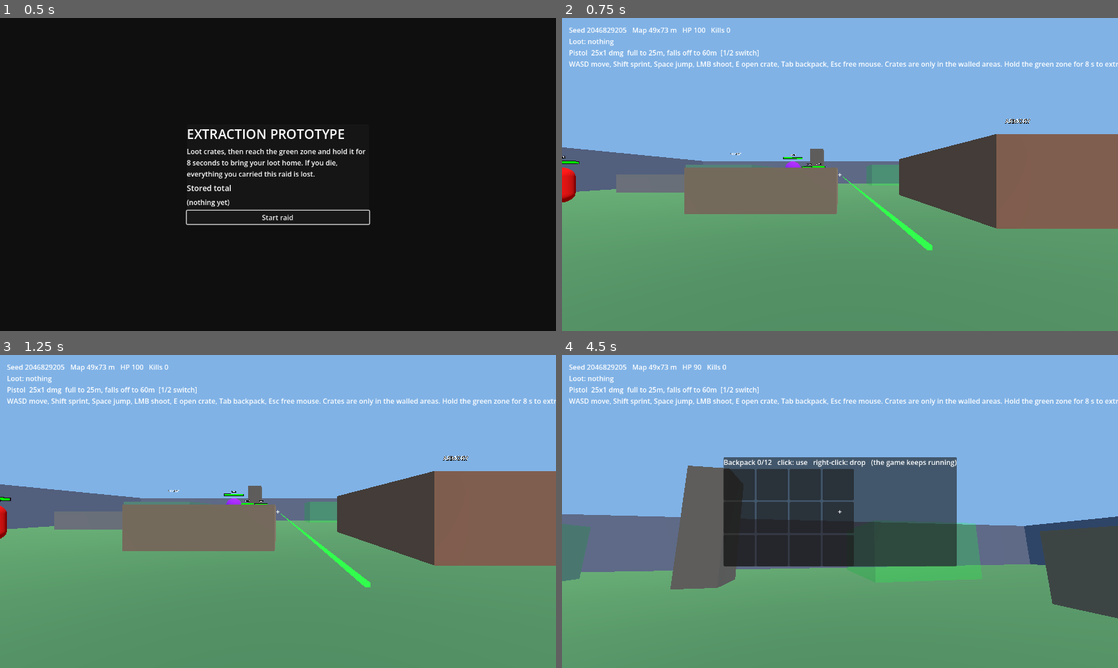
Above: before the commit, frames 1-4 (two rows, left to right).
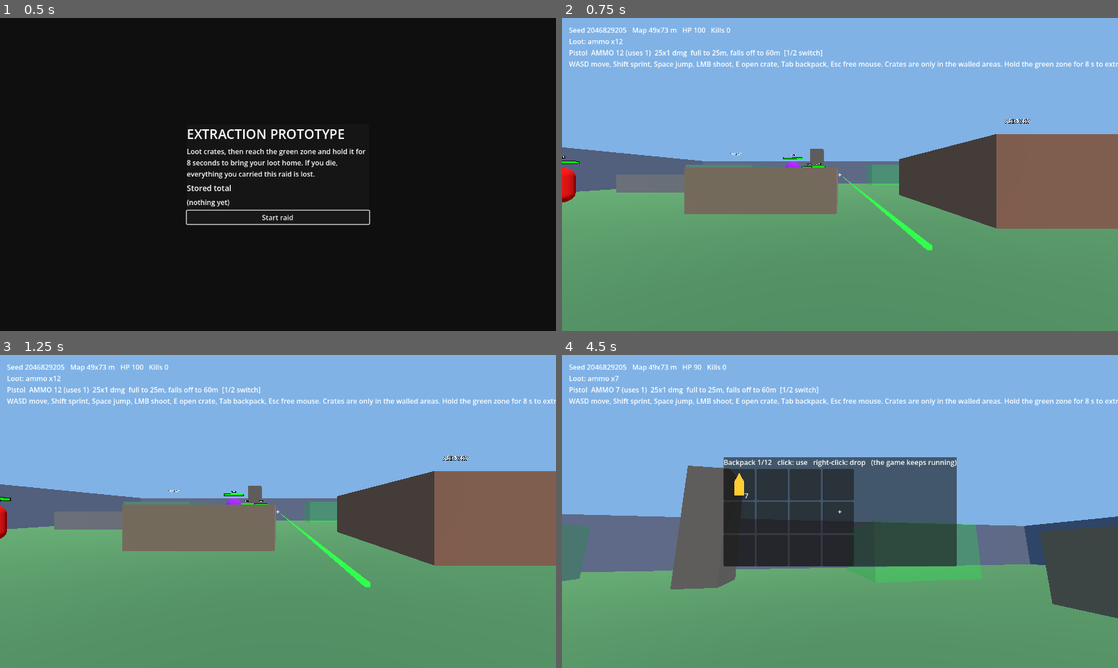
Above: after the commit, the same moments.

Repository: LearnEndlessly/VideoGameFoldr
Game: Godot game, scene res://main.tscn
Same seed, same stepped clock (60 frames per second), same inputs: the game is played once before the commit and once after it.
Inputs (mouse positions are in pixels of both pictures, inside the frame that each line leads up to):
- Up to frame 1 (0.5 s): no input
- Up to frame 2 (0.75 s): click "Start raid" at 0.5 s
- Up to frame 3 (1.25 s): no input
- Up to frame 4 (4.5 s): tap Enter at 1.25 s; move the mouse to (867, 511) at 1.27 s; hold W from 1.28 s (still down); tap 1 at 1.35, 2.3, 2.85, 3.8 s; click (867, 511) at 1.42 s; tap Space at 1.52, 2.27, 3.77 s; tap 2 at 1.55, 2.1, 3.05, 3.6 s; move the mouse to (812, 511) at 2.02 s; click (812, 511) at 2.17 s; move the mouse to (851, 505) at 2.77 s; click (851, 505) at 2.92 s; move the mouse to (834, 517) at 3.52 s; click (834, 517) at 3.67 s; move the mouse to (878, 514) at 4.27 s; tap Tab at 4.35 s; click (878, 514) at 4.42 s

Frame 1 is identical in both runs. In frame 2, 0.5% of the frame differs, in the area x 4-47%, y 6-13%; in frame 3, 0.5%; in frame 4, 0.6%, in the area x 4-47%, y 6-46%.

Commit message:
Add ammo: request_fire in the raid, starting kit, backpack ammo, HUD
Firing now goes through Raid.request_fire(): the raid checks state, cooldown
and backpack ammo, spends it, and resolves every pellet. An empty weapon
cannot fire (dry-fire click). Players start with STARTING_AMMO (12) that is
spent first and never counts as loot, so it cannot be farmed into the profile.
The HUD shows ammo for the current weapon and [NO AMMO].

Co-Authored-By: Claude Sonnet 5.5 <noreply@anthropic.com>

Diff:
--- a/data/sounds.gd
+++ b/data/sounds.gd
@@ -8,6 +8,7 @@
 const DATA := {
 	"shoot_pistol": {"freq": 600.0, "freq_end": 120.0, "duration": 0.14, "noise": 0.5, "wave": "sine", "decay": 3.0, "volume": 0.5, "min_gap": 0.05},
 	"shoot_scatter": {"freq": 300.0, "freq_end": 60.0, "duration": 0.3, "noise": 0.85, "wave": "sine", "decay": 2.5, "volume": 0.7, "min_gap": 0.05},
+	"empty": {"freq": 1400.0, "freq_end": 900.0, "duration": 0.04, "noise": 0.2, "wave": "square", "decay": 2.0, "volume": 0.3, "min_gap": 0.15},
 	"switch": {"freq": 300.0, "freq_end": 450.0, "duration": 0.06, "noise": 0.3, "wave": "sine", "decay": 2.0, "volume": 0.3, "min_gap": 0.05},
 	"hit": {"freq": 220.0, "freq_end": 110.0, "duration": 0.08, "noise": 0.3, "wave": "square", "decay": 2.5, "volume": 0.4, "min_gap": 0.04, "positional": true},
 	"kill": {"freq": 160.0, "freq_end": 40.0, "duration": 0.25, "noise": 0.4, "wave": "sine", "decay": 2.0, "volume": 0.6, "min_gap": 0.1, "positional": true},
--- a/data/tuning.gd
+++ b/data/tuning.gd
@@ -18,6 +18,11 @@
 # Minimum clear walking space (m) kept between placed objects and between objects and the outer wall.
 const PATH_GAP := 3.0
 
+# Ammo the player starts every raid with. Deliberately tight: the pistol uses 1 per
+# shot, so 12 is twelve shots. Spent before any ammo found in crates, and never counts
+# as loot: only ammo beyond this amount can be kept on extract.
+const STARTING_AMMO := 12
+
 # Seconds the player must stand inside the extract zone. Leaving resets the timer.
 const EXTRACT_HOLD_SECONDS := 8.0
 # Metres from the player to a crate for a loot request to be accepted.
--- a/data/weapons.gd
+++ b/data/weapons.gd
@@ -1,9 +1,10 @@
 # Weapon table. Full damage out to "effective" metres, then it falls off
 # linearly to FALLOFF_MIN of damage at "max", beyond which shots do nothing.
 # damage is per pellet; spread is the random cone half-angle in radians.
+# Each shot spends ammo_per_shot of the backpack item ammo_item; with too little the weapon cannot fire.
 const DATA := {
-	"pistol": {"name": "Pistol", "damage": 25, "pellets": 1, "spread": 0.0, "cooldown": 0.25, "effective": 25.0, "max": 60.0, "sound": "shoot_pistol"},
-	"scattergun": {"name": "Scattergun", "damage": 12, "pellets": 7, "spread": 0.07, "cooldown": 0.9, "effective": 8.0, "max": 22.0, "sound": "shoot_scatter"},
+	"pistol": {"name": "Pistol", "damage": 25, "pellets": 1, "spread": 0.0, "cooldown": 0.25, "effective": 25.0, "max": 60.0, "sound": "shoot_pistol", "ammo_item": "ammo", "ammo_per_shot": 1},
+	"scattergun": {"name": "Scattergun", "damage": 12, "pellets": 7, "spread": 0.07, "cooldown": 0.9, "effective": 8.0, "max": 22.0, "sound": "shoot_scatter", "ammo_item": "ammo", "ammo_per_shot": 2},
 }
 const FALLOFF_MIN := 0.3
 
--- a/scripts/inventory.gd
+++ b/scripts/inventory.gd
@@ -25,6 +25,24 @@
 			qty -= n
 	changed.emit()
 	return qty
+
+func count(id: String) -> int:
+	return totals().get(id, 0)
+
+# Removes qty of an item (from the last slots first). Returns false, changing nothing, if there is less than qty.
+func remove(id: String, qty: int) -> bool:
+	if count(id) < qty:
+		return false
+	for i in range(SLOTS - 1, -1, -1):
+		var s = slots[i]
+		if qty > 0 and s != null and s["id"] == id:
+			var n := mini(qty, s["qty"])
+			s["qty"] -= n
+			qty -= n
+			if s["qty"] <= 0:
+				slots[i] = null
+	changed.emit()
+	return true
 
 func take_one(i: int) -> void:
 	slots[i]["qty"] -= 1
--- a/scripts/main.gd
+++ b/scripts/main.gd
@@ -7,6 +7,7 @@
 const Profile = preload("res://scripts/profile.gd")
 const ScreenUI = preload("res://scripts/screen_ui.gd")
 const Sfx = preload("res://scripts/sfx.gd")
+const WeaponData = preload("res://data/weapons.gd")
 const Enemies = preload("res://data/enemies.gd")
 const Tuning = preload("res://data/tuning.gd")
 const Scenery = preload("res://data/scenery.gd")
@@ -122,6 +123,8 @@
 		Sfx.play("deny")
 		_feed_row("", "Backpack full - Tab to make room"))
 	raid.ended.connect(_on_raid_ended)
+	raid.shot_fired.connect(func(weapon_id: String): Sfx.play(WeaponData.DATA[weapon_id]["sound"]))
+	raid.dry_fire.connect(func(): Sfx.play("empty"))
 	zone.body_entered.connect(_on_zone_body.bind(true))
 	zone.body_exited.connect(_on_zone_body.bind(false))
 
--- a/scripts/player.gd
+++ b/scripts/player.gd
@@ -21,8 +21,8 @@
 var inventory_open := false
 var inventory := Inventory.new()
 var raid  # simulation that validates loot requests; set by main
+var weapon_id := "pistol"
 var weapon: Dictionary = WeaponData.DATA["pistol"]
-var _cooldown := 0.0
 var _step_dist := 0.0  # metres walked since the last footstep sound
 var _head: Node3D
 var _cam: Camera3D
@@ -81,10 +81,10 @@
 			Input.mouse_mode = Input.MOUSE_MODE_VISIBLE if inventory_open else Input.MOUSE_MODE_CAPTURED
 			inventory_toggled.emit(inventory_open)
 		elif event.keycode == KEY_1:
-			weapon = WeaponData.DATA["pistol"]
+			select_weapon("pistol")
 			Sfx.play("switch")
 		elif event.keycode == KEY_2:
-			weapon = WeaponData.DATA["scattergun"]
+			select_weapon("scattergun")
 			Sfx.play("switch")
 		elif event.keycode == KEY_E:
 			var hit := _cast(3.0)
@@ -112,16 +112,23 @@
 			_step_dist = 0.0
 			Sfx.play("step_player")
 
-	_cooldown -= delta
-	if _cooldown <= 0.0 and Input.mouse_mode == Input.MOUSE_MODE_CAPTURED \
+	if raid != null and Input.mouse_mode == Input.MOUSE_MODE_CAPTURED \
 			and Input.is_mouse_button_pressed(MOUSE_BUTTON_LEFT):
-		_cooldown = weapon["cooldown"]
-		_shoot()
+		raid.request_fire(weapon_id, _cam.global_transform)  # the raid checks cooldown and ammo
 	_update_aim()
 
+func select_weapon(id: String) -> void:
+	weapon_id = id
+	weapon = WeaponData.DATA[id]
+
+func ammo_count() -> int:
+	return inventory.count(weapon["ammo_item"])
+
 func weapon_text() -> String:
-	return "%s  %dx%d dmg  full to %dm, falls off to %dm  [1/2 switch]" % [
-		weapon["name"], weapon["damage"], weapon["pellets"], weapon["effective"], weapon["max"]]
+	var ammo := ammo_count()
+	return "%s  AMMO %d (uses %d)%s  %dx%d dmg  full to %dm, falls off to %dm  [1/2 switch]" % [
+		weapon["name"], ammo, weapon["ammo_per_shot"], "  [NO AMMO]" if ammo < weapon["ammo_per_shot"] else "",
+		weapon["damage"], weapon["pellets"], weapon["effective"], weapon["max"]]
 
 func _cast(dist: float) -> Dictionary:
 	return _cast_dir(-_cam.global_transform.basis.z, dist)
@@ -131,21 +138,6 @@
 	var query := PhysicsRayQueryParameters3D.create(from, from + dir * dist)
 	query.exclude = [get_rid()]
 	return get_world_3d().direct_space_state.intersect_ray(query)
-
-func _shoot() -> void:
-	Sfx.play(weapon["sound"])
-	var from := _cam.global_position
-	var cb := _cam.global_transform.basis
-	var spread: float = weapon["spread"]
-	for i in int(weapon["pellets"]):
-		var dir := -cb.z
-		if spread > 0.0:
-			dir = (dir + cb.x * randf_range(-spread, spread) + cb.y * randf_range(-spread, spread)).normalized()
-		var hit := _cast_dir(dir, weapon["max"])
-		if hit and hit["collider"].has_method("take_damage"):
-			var dmg := WeaponData.damage_at(weapon, from.distance_to(hit["position"]))
-			if hit["collider"].take_damage(dmg):
-				kills += 1
 
 # Aim line: green out to the weapon's effective range, orange through the falloff
 # zone, with a dot where the aim ray lands (green = full damage, orange = reduced).
--- a/scripts/raid.gd
+++ b/scripts/raid.gd
@@ -5,9 +5,12 @@
 # profile, which this node only touches when a raid ends in a successful extract.
 
 const Tuning = preload("res://data/tuning.gd")
+const WeaponData = preload("res://data/weapons.gd")
 
 signal picked_up(id: String, qty: int)
 signal inventory_full
+signal shot_fired(weapon_id: String)
+signal dry_fire  # tried to fire with too little ammo
 signal ended(result: Dictionary)  # {"outcome": "extracted"|"dead", "items": {id: qty}, "saved": bool}
 
 enum State { ACTIVE, ENDED }
@@ -17,12 +20,47 @@
 var state := State.ACTIVE
 var extracting := false
 var extract_elapsed := 0.0
+var brought := {}  # item id -> quantity of the starting kit not yet spent (never counts as loot)
 
 var _player
+var _fire_cooldown := 0.0
 
 func setup(player) -> void:
 	_player = player
 	player.died.connect(_on_player_died)
+	if Tuning.STARTING_AMMO > 0:
+		brought["ammo"] = Tuning.STARTING_AMMO - player.inventory.add("ammo", Tuning.STARTING_AMMO)
+
+# The player pulled the trigger. Checks the raid state, the weapon's cooldown and the
+# backpack's ammo; if all allow it, spends the ammo and resolves every pellet against
+# the world. `aim` is the camera's transform. Returns true if a shot was fired.
+func request_fire(weapon_id: String, aim: Transform3D) -> bool:
+	if state != State.ACTIVE or _fire_cooldown > 0.0 or not WeaponData.DATA.has(weapon_id):
+		return false
+	var w: Dictionary = WeaponData.DATA[weapon_id]
+	_fire_cooldown = w["cooldown"]  # also paces the dry-fire click
+	var item: String = w["ammo_item"]
+	var cost: int = w["ammo_per_shot"]
+	if not _player.inventory.remove(item, cost):
+		dry_fire.emit()
+		return false
+	if brought.has(item):
+		brought[item] = maxi(int(brought[item]) - cost, 0)  # the kit is spent first
+	shot_fired.emit(weapon_id)
+	var space: PhysicsDirectSpaceState3D = _player.get_world_3d().direct_space_state
+	var spread: float = w["spread"]
+	for i in int(w["pellets"]):
+		var dir := -aim.basis.z
+		if spread > 0.0:
+			dir = (dir + aim.basis.x * randf_range(-spread, spread) + aim.basis.y * randf_range(-spread, spread)).normalized()
+		var query := PhysicsRayQueryParameters3D.create(aim.origin, aim.origin + dir * float(w["max"]))
+		query.exclude = [_player.get_rid()]
+		var hit: Dictionary = space.intersect_ray(query)
+		if hit and hit["collider"].has_method("take_damage"):
+			var dmg := WeaponData.damage_at(w, aim.origin.distance_to(hit["position"]))
+			if hit["collider"].take_damage(dmg):
+				_player.kills += 1
+	return true
 
 # The player is standing in the extract zone. Starts (or continues) the hold timer.
 func request_extract() -> bool:
@@ -49,11 +87,23 @@
 	return true
 
 func _physics_process(delta: float) -> void:
-	if state != State.ACTIVE or not extracting:
+	if state != State.ACTIVE:
 		return
-	extract_elapsed += delta
-	if extract_elapsed >= hold_seconds:
-		_finish("extracted")
+	_fire_cooldown = maxf(_fire_cooldown - delta, 0.0)
+	if extracting:
+		extract_elapsed += delta
+		if extract_elapsed >= hold_seconds:
+			_finish("extracted")
+
+# What the player holds beyond the unspent starting kit: the loot at stake.
+func _loot() -> Dictionary:
+	var loot := {}
+	var held: Dictionary = _player.inventory.totals()
+	for id in held:
+		var qty: int = held[id] - int(brought.get(id, 0))
+		if qty > 0:
+			loot[id] = qty
+	return loot
 
 func _on_player_died() -> void:
 	_finish("dead")
@@ -63,7 +113,7 @@
 		return
 	state = State.ENDED
 	extracting = false
-	var items: Dictionary = _player.inventory.totals()
+	var items := _loot()
 	_player.inventory.clear()  # kept loot goes to the profile, lost loot is gone
 	var saved := true
 	if outcome == "extracted" and profile != null:
--- a/tests/profile_flow.gd
+++ b/tests/profile_flow.gd
@@ -114,12 +114,13 @@
 	player = main._player
 	var crate: Node = main.get_children().filter(func(c): return c.is_in_group("lootable"))[0]
 	player.global_position = crate.global_position + Vector3(20, 0, 0)
+	var before: Dictionary = player.inventory.totals()
 	_check(not main.raid.request_loot(crate), "loot: a crate 20 m away must be refused")
-	_check(player.inventory.totals().is_empty(), "loot: a refused request must not change the backpack")
+	_check(player.inventory.totals() == before, "loot: a refused request must not change the backpack")
 	player.global_position = crate.global_position
 	_check(main.raid.request_loot(crate), "loot: a crate within reach must be accepted")
 	player.inventory.clear()
-	player.inventory.add("ammo", 10)
+	player.inventory.add("ammo", main.raid.brought["ammo"] + 10)  # the unspent starting kit does not count as loot
 	player.inventory.add("repair_kit", 1)
 	player.take_damage(1000)
 	_check(results.size() == 1 and results[0]["outcome"] == "dead", "death: expected a dead result")
--- a/tests/smoke.gd
+++ b/tests/smoke.gd
@@ -19,8 +19,8 @@
 	player.health = 50
 	for i in player.inventory.slots.size():
 		player.use_slot(i)
-	player.weapon = player.WeaponData.DATA["scattergun"]
-	player._shoot()
+	player.select_weapon("scattergun")
+	main.raid.request_fire(player.weapon_id, player._cam.global_transform)
 	for e in get_nodes_in_group("pack_0"):
 		e.take_damage(10)
 	player.inventory_toggled.emit(true)
